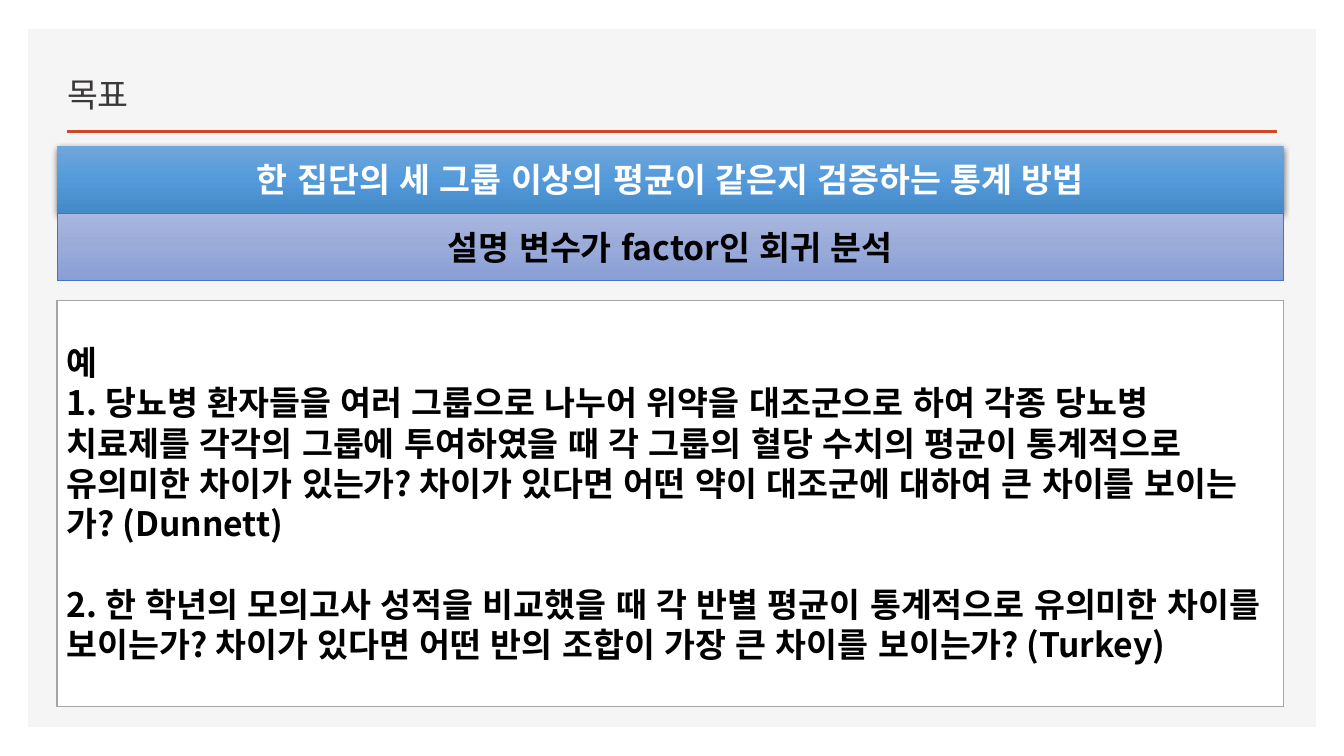
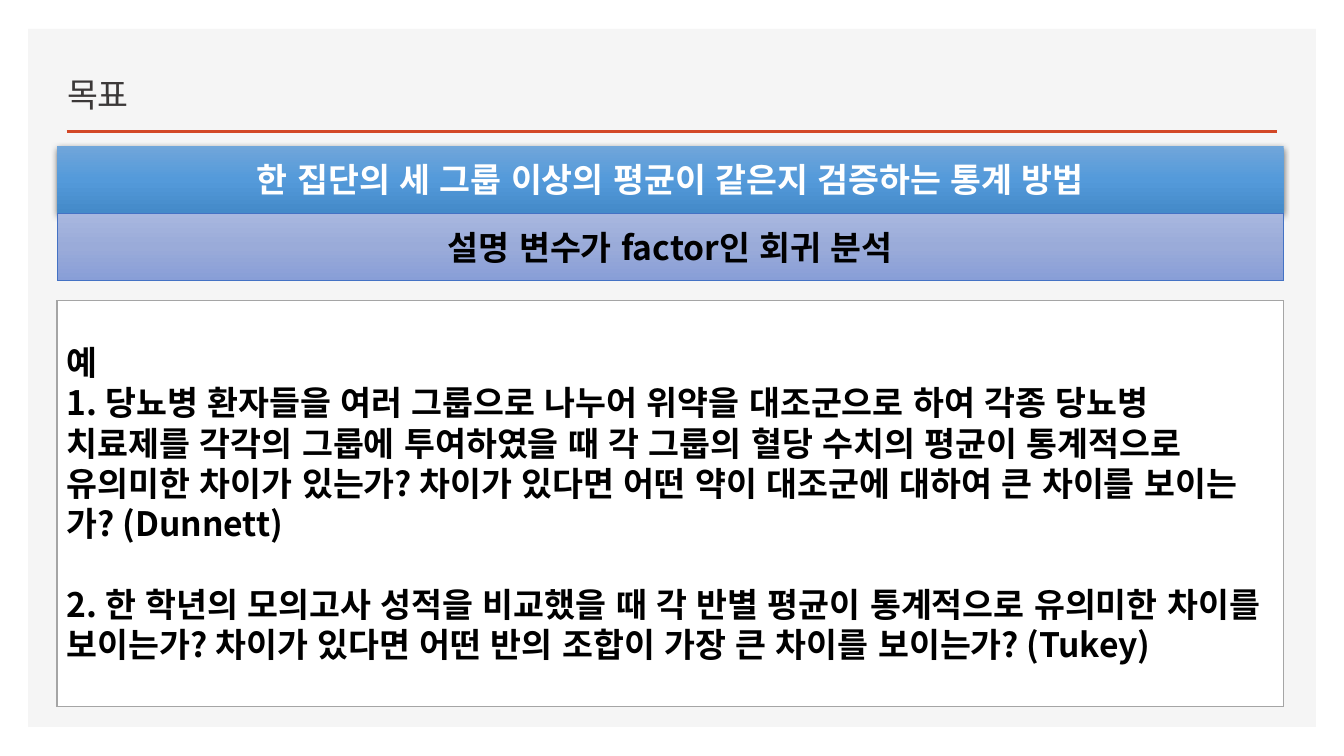
Before and after one commit to hyeonni94/public, a slide deck: slide 5 of 5강-강의준비20151215(One way ANOVA).pptx. Drawn at 1344x756 pixels with LibreOffice and Linux fonts; fonts in the diff are those of the drawing. Boxes give left, top, right and bottom in pixels: in the first picture for what was removed or moved away, otherwise in the second. Text is boxed around its words. In the diff, an @@ line names an element or a change of style, - is before the commit and + after.

```diff
--- a/5강-강의준비20151215(One way ANOVA).pptx
+++ b/5강-강의준비20151215(One way ANOVA).pptx
@@ text in rectangle at [67, 588, 1260, 665]: text changed @@
-2. 한 학년의 모의고사 성적을 비교했을 때 각 반별 평균이 통계적으로 유의미한 차이를 보이는가? 차이가 있다면 어떤 반의 조합이 가장 큰 차이를 보이는가? (Turkey)
+2. 한 학년의 모의고사 성적을 비교했을 때 각 반별 평균이 통계적으로 유의미한 차이를 보이는가? 차이가 있다면 어떤 반의 조합이 가장 큰 차이를 보이는가? (Tukey)
```
Also in this commit, not shown: 3 other files.
